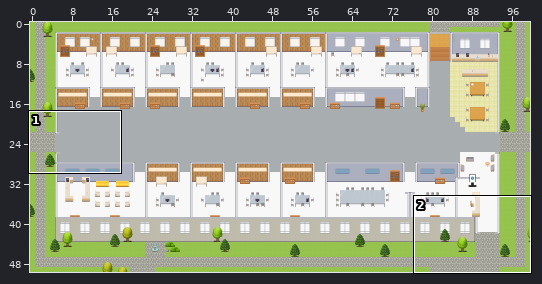
Tiled map (JSON), stored at maps/CS-Customer-Experience-Platform-Business-Capabilities-Unit.tmj. The first picture is a wide view before the edit; the outline marks the close-up.
Close-up. First the earlier version:
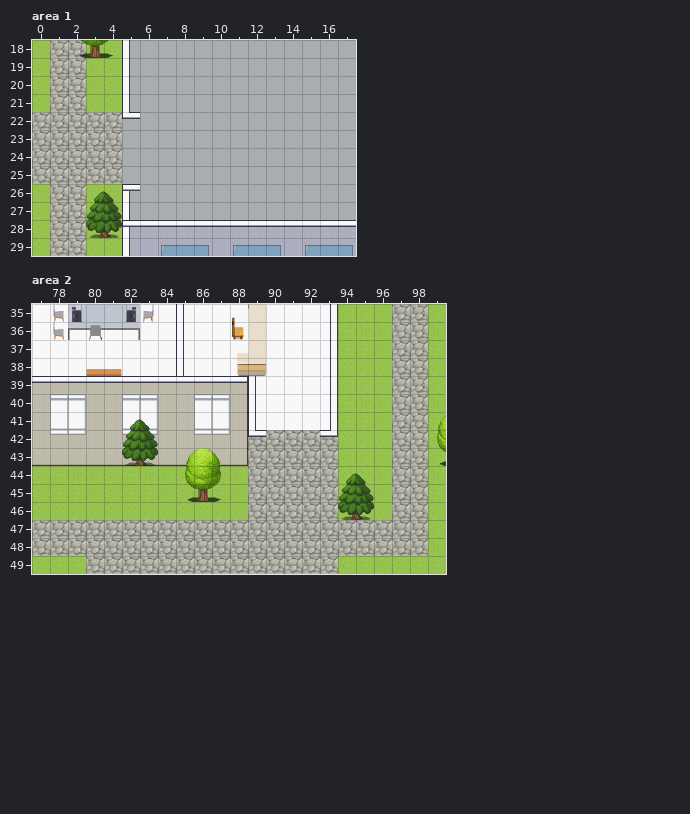
Cells are 32x32 px. Shown: area 1 x 0..17, y 18..29; area 2 x 77..99, y 35..49. The commit also changed other parts of the map, which this record leaves out.
Now the later version:
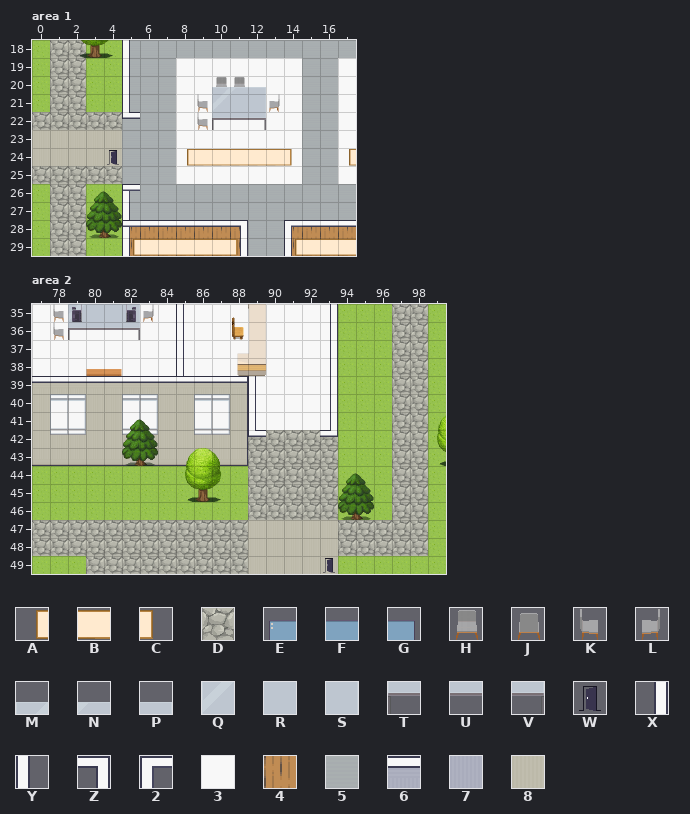
Key: from "Decoration": A 49, B 50, C 51; from "Exterior": D 638; from "Misc": E 40, F 41, G 42; from "Seats": H 117, J 118, K 119, L 120; from "Tables": M 5, N 6, P 7, Q 15, R 16, S 17, T 25, U 26, V 27; from "User_Zones": W 65; from "room2": X 5, Y 6, Z 39, 2 40, 3 66, 4 192, 5 216, 6 290, 7 294, 8 328.
_ is an empty cell.
The edit:
Layer "outside", area 1:
Tile 8 replaces tile D in rows 23 to 24 at x 0 to 4.
Layer "floors", area 1:
Tile 5 gives way to one hidden under a higher layer in row 21 at x 10 to 12.
Tile 3 replaces tile 5 in rows 19 to 20 at x 8 to 14 and 17; in row 21 at x 8 to 9, 13 to 14 and 17; in rows 22 to 25 at x 8 to 14 and 17.
Layer "back wall", area 1:
Tile 4 replaces tile 6 in row 28 at x 5 to 11 and 14 to 17.
Tile 4 replaces tile 7 in row 29 at x 5 to 11 and 14 to 17.
The author cleared tile 6 in row 28 at x 12 to 13.
The author cleared tile 7 in row 29 at x 12 to 13.
Layer "walls", area 1:
Tile 2 is added in row 28 at x 14.
Tile X is added in row 29 at x 11.
Tile Y is added in row 29 at x 14.
Tile Z is added in row 28 at x 11.
Layer "seats", area 1:
Tile H is added in row 20 at x 10 to 11.
Tile K is added in rows 21 to 22 at x 9.
Tile L is added in row 21 at x 13.
Layer "decor", area 1:
Tile A is added in row 24 at x 8 and 17; in row 29 at x 5 and 14.
Tile B is added in row 24 at x 9 to 13; in row 29 at x 6 to 10 and 15 to 17.
Tile C is added in row 24 at x 14; in row 29 at x 11.
Tile M is added in row 20 at x 10.
Tile N is added in row 20 at x 11.
Tile P is added in row 20 at x 12.
Tile Q is added in row 21 at x 10.
Tile R is added in row 21 at x 11.
Tile S is added in row 21 at x 12.
Tile T is added in row 22 at x 10.
Tile U is added in row 22 at x 11.
Tile V is added in row 22 at x 12.
Layer "tech", area 1:
The author cleared tile E in row 29 at x 7, 11 and 15.
The author cleared tile F in row 29 at x 8, 12 and 16.
The author cleared tile G in row 29 at x 9, 13 and 17.
Layer "zones", area 1:
Tile W is added in row 24 at x 4.
Layer "outside", area 2:
Tile 8 replaces tile D in rows 47 to 49 at x 89 to 93.
Layer "seats front" (removed), area 2:
The author cleared tile J in row 36 at x 80.
Layer "zones", area 2:
Tile W is added in row 49 at x 93.
